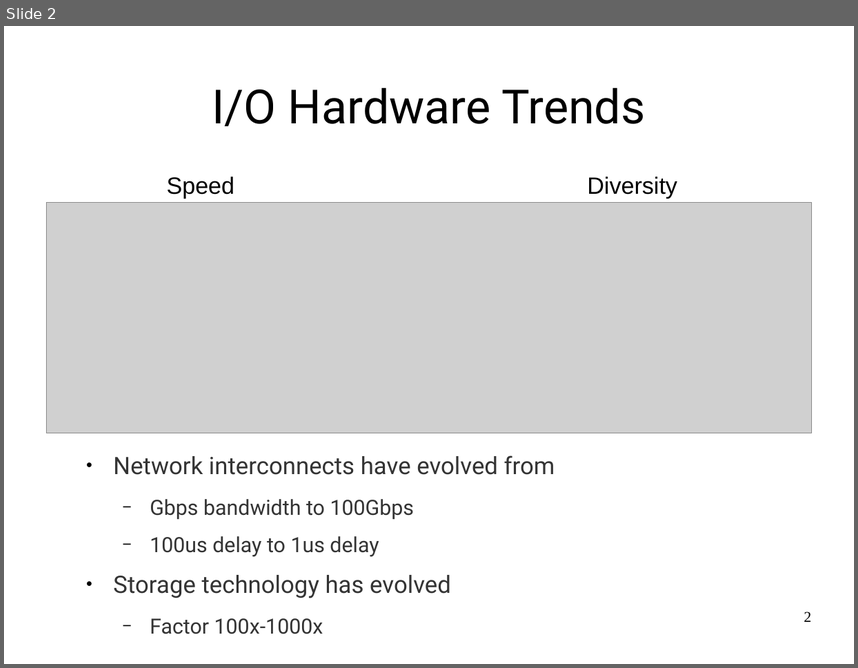
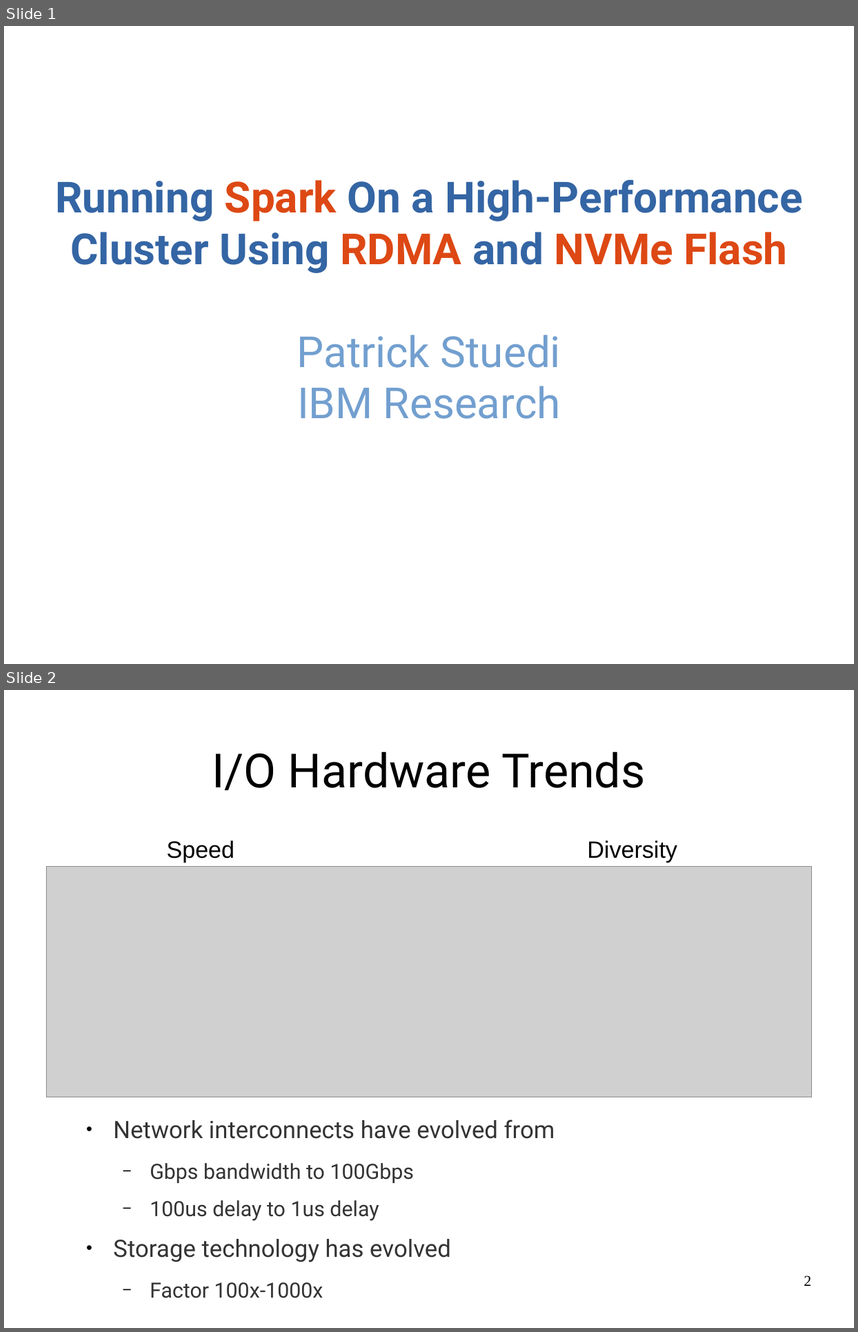
Before and after one commit to huangyibo/spark-summit-17, a slide deck: crail-spark-summit.odp. Shown one above the other, each under a label of ours: slide 2 before the commit, slides 1 and 2 after it. The pictures are 858x668 and 858x1332 pixels, drawn with LibreOffice and Linux fonts; fonts in the diff are those of the drawing; grey boxes stand for pictures. Boxes give left, top, right and bottom in pixels: in the first picture for what was removed or moved away, otherwise in the second. Text is boxed around its words. In the diff, an @@ line names an element or a change of style, - is before the commit and + after.

Commit message:
spark

```diff
--- a/crail-spark-summit.odp
+++ b/crail-spark-summit.odp
@@ slide 1 added at (x1=4, y1=26, x2=854, y2=664), background #FFFFFF @@
@@ subtitle added at (x1=55, y1=180, x2=802, y2=419), 40 pt, text #3465A4, bold @@
+Running Spark On a High-Performance Cluster Using RDMA and NVMe Flash
+Patrick Stuedi
+IBM Research
```
Also in this commit, not shown: 3 slides changed, 3 other slides added, 1 slide removed.
